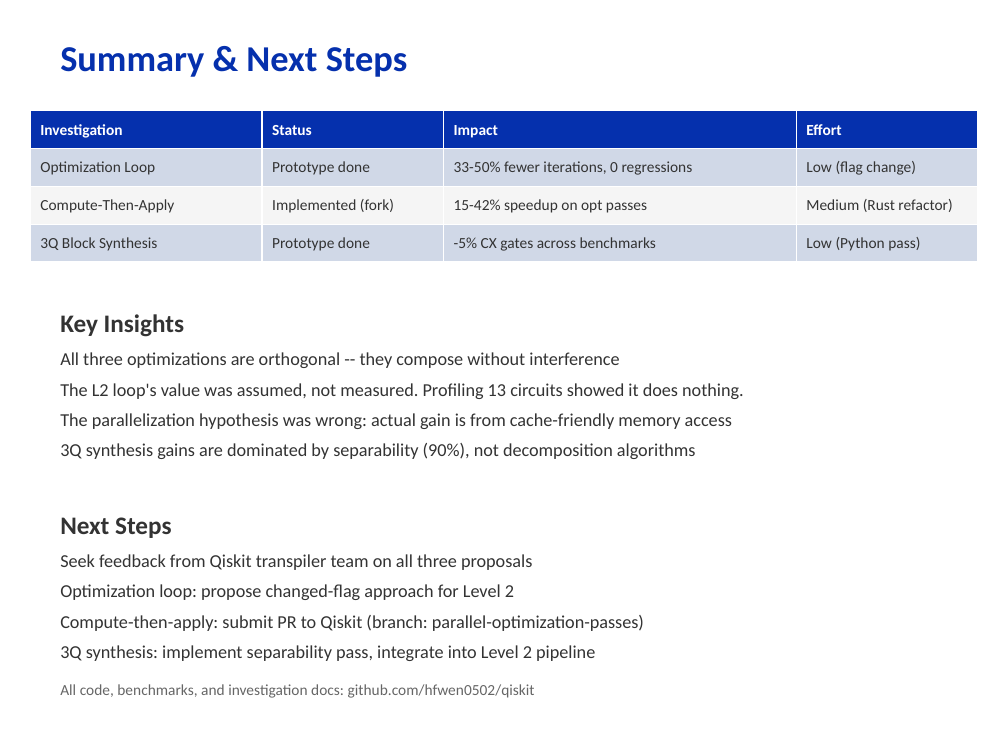
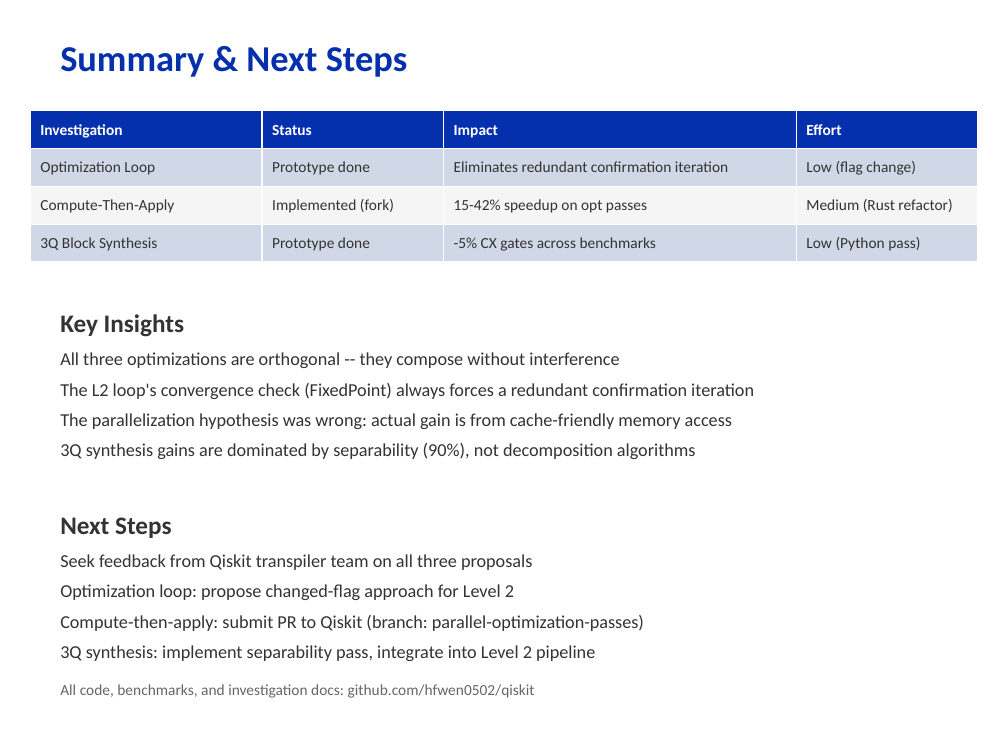
Before and after one commit to hfwen0502/qiskit, a slide deck: slide 6 of investigation/qiskit_transpiler_optimizations.pptx. Drawn at 1008x756 pixels with LibreOffice and Linux fonts; fonts in the diff are those of the drawing. Boxes give left, top, right and bottom in pixels: in the first picture for what was removed or moved away, otherwise in the second. Text is boxed around its words. In the diff, an @@ line names an element or a change of style, - is before the commit and + after.

```diff
--- a/investigation/qiskit_transpiler_optimizations.pptx
+++ b/investigation/qiskit_transpiler_optimizations.pptx
@@ table at (30, 111, 978, 262) @@
-row 2, column 3: 33-50% fewer iterations, 0 regressions
+row 2, column 3: Eliminates redundant confirmation iteration
@@ text at (60, 383, 754, 399): text changed @@
-The L2 loop's value was assumed, not measured. Profiling 13 circuits showed it does nothing.
+The L2 loop's convergence check (FixedPoint) always forces a redundant confirmation iteration
```
Also in this commit, not shown: 2 other slides changed, 2 other files.
